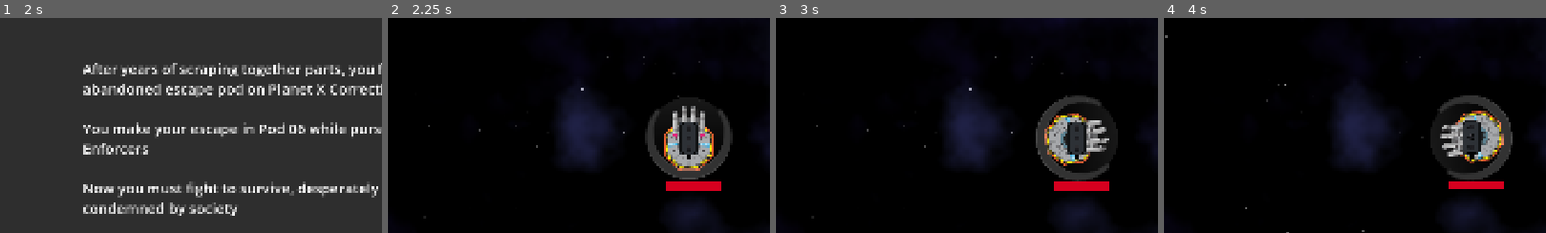
Above: before the commit, frames 1-4 (left to right).
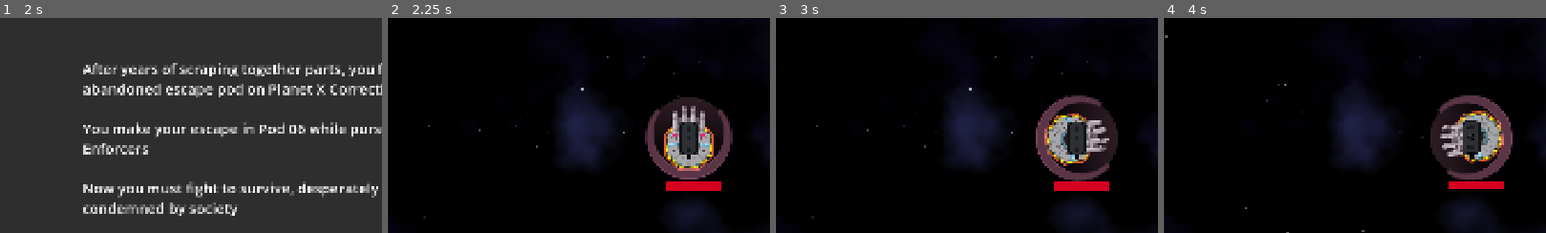
Above: after the commit, the same moments.

Repository: two-sticks-and-a-rock/space-arcade
Game: Godot game, scene res://scenes/main_menu.tscn
The game is run twice, just before and just after one commit, with the same random seed, the same clock (stepped at 60 frames per second) and the same inputs.
Inputs (mouse positions are % of the whole screen's width and height, from its top left):
- Up to frame 1 (2 s): click "Start" at 0.5 s; click "Skip" at 1.25 s
- Up to frame 2 (2.25 s): click "Skip" at 2 s
- Up to frame 3 (3 s): tap Enter at 2.75 s; move the mouse to (72, 45) at 2.77 s; press the mouse at (72, 45) at 2.78 s
- Up to frame 4 (4 s): tap Space at 3.5 s; move the mouse to (30, 55) at 3.52 s; release the mouse at (30, 55) at 3.53 s; click (30, 55) at 3.6 s
The pictures show only the part of the screen within x 11-61%, y 22-72%; the shares and areas given below are measured in that part.

Frame 1 is identical in both runs. In frame 2, 1.8% of the frame differs, in the area x 67-91%, y 43-76%; in frame 3, 1.7%; in frame 4, 1.8%, in the area x 72-92%, y 36-76%.

Commit message:
progress bar for ram coming back online

Diff:
--- a/scenes/player/player_weapons/ram_shield/ram_cap.gd
+++ b/scenes/player/player_weapons/ram_shield/ram_cap.gd
@@ -1,7 +1,5 @@
 extends PlayerBullet
 
-
-var offset_rotation = PI/2
 
 func _ready():
 	bullet_scale = Vector2.ONE*1.5
@@ -10,4 +8,3 @@
 
 func _physics_process(_delta):
 	sprite.look_at(-1*get_global_mouse_position())
-	sprite.global_rotation += offset_rotation
--- a/scenes/player/player_weapons/ram_shield/ram_shield.gd
+++ b/scenes/player/player_weapons/ram_shield/ram_shield.gd
@@ -1,23 +1,27 @@
 extends PlayerWeapon
 
-@onready var ram_cam : PlayerBullet = $RamCap
+@onready var ram_cap : PlayerBullet = $RamCap
+@onready var power_up : TextureProgressBar = $RamCap/AnimatedSprite2D/TextureProgressBar
 
 func _reinstantiate_weapon():
 	up_timer.start()
 
 func _ready():
 	super()
+	power_up.max_value = down_timer.wait_time
 
 func _on_down_timer_timeout():
 	up_timer.start()
 	down_timer.stop()
 
-	ram_cam.visible = true
-	ram_cam.process_mode = Node.PROCESS_MODE_INHERIT
+	ram_cap.collider.disabled = false
 
 func _on_up_timer_timeout():
 	down_timer.start()
 	up_timer.stop()
 
-	ram_cam.visible = false
-	ram_cam.process_mode = Node.PROCESS_MODE_DISABLED
+	power_up.max_value = down_timer.wait_time
+	ram_cap.collider.disabled = true
+
+func _physics_process(_delta):
+	power_up.value = down_timer.wait_time-down_timer.time_left
--- a/scenes/player/player_weapons/ram_shield/ram_shield.tscn
+++ b/scenes/player/player_weapons/ram_shield/ram_shield.tscn
@@ -43,9 +43,22 @@
 [node name="AnimatedSprite2D" type="AnimatedSprite2D" parent="RamCap" unique_id=1792486684]
 sprite_frames = SubResource("SpriteFrames_fw3ta")
 
-[node name="PowerUp" type="Sprite2D" parent="RamCap" unique_id=1874069850]
-visible = false
-texture = ExtResource("3_fw3ta")
+[node name="TextureProgressBar" type="TextureProgressBar" parent="RamCap/AnimatedSprite2D" unique_id=1022541930]
+clip_contents = true
+anchors_preset = 8
+anchor_left = 0.5
+anchor_top = 0.5
+anchor_right = 0.5
+anchor_bottom = 0.5
+offset_left = -137.0
+offset_top = -144.0
+grow_horizontal = 2
+grow_vertical = 2
+max_value = 5.0
+step = 0.1
+value = 2.0
+texture_progress = ExtResource("3_fw3ta")
+tint_progress = Color(1, 0.25882354, 0.6117647, 1)
 
 [connection signal="timeout" from="UpTimer" to="." method="_on_up_timer_timeout"]
 [connection signal="timeout" from="DownTimer" to="." method="_on_down_timer_timeout"]
Binary file changed: art/sprites/bullets/shield3.png
